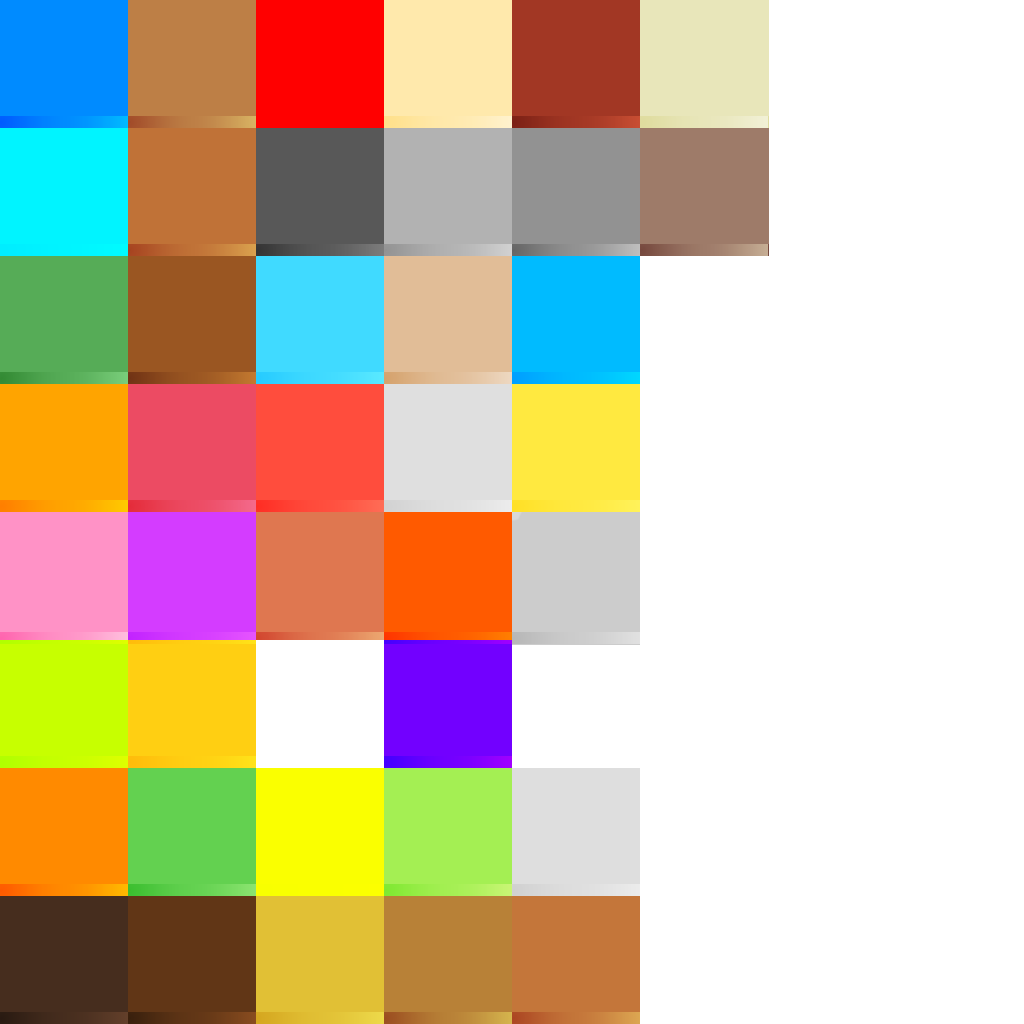
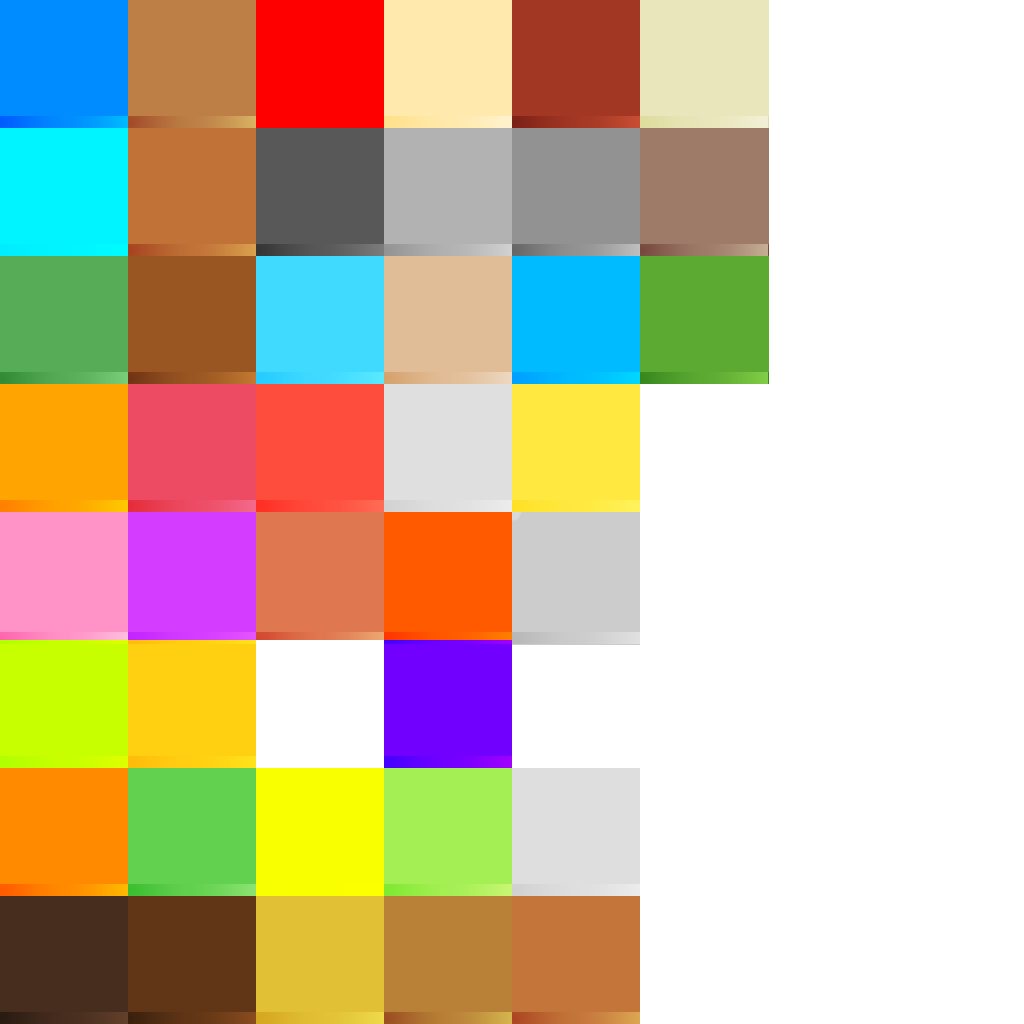
Revision of a layered 1024 x 1024 image; what changed, layer by layer:
painted on "Layer 1" over [640, 256, 769, 384]
